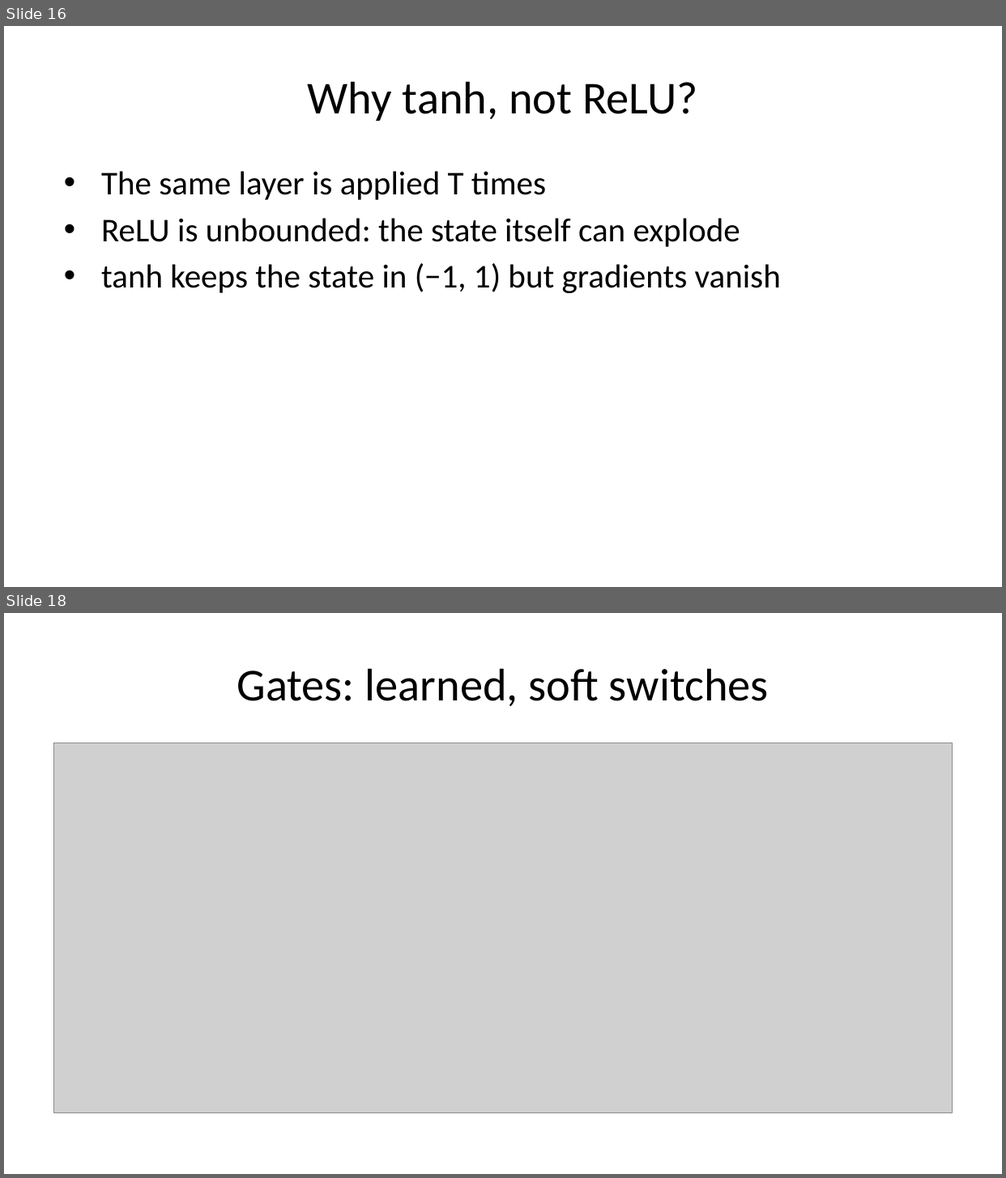
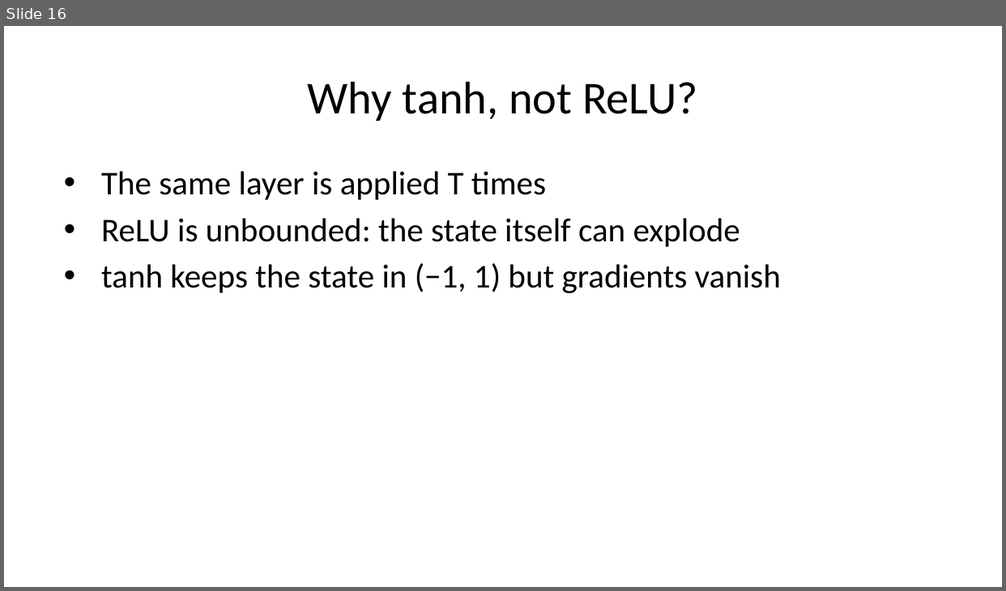
Before and after one commit to pauldubois98/AdcancedTopicsDataScience2026, a slide deck: Course10/slides.pptx. Shown one above the other, each under a label of ours: slides 16 and 18 before the commit, slide 16 after it; the slides between them are not shown. The pictures are 1006x1178 and 1006x591 pixels, drawn with LibreOffice and Linux fonts; fonts in the diff are those of the drawing; grey boxes stand for pictures. Boxes give left, top, right and bottom in pixels: in the first picture for what was removed or moved away, otherwise in the second. Text is boxed around its words. In the diff, an @@ line names an element or a change of style, - is before the commit and + after.

```diff
--- a/Course10/slides.pptx
+++ b/Course10/slides.pptx
@@ slide 18 removed at [4, 613, 1002, 1174], background #FFFFFF @@
@@ title removed at [236, 668, 769, 706] @@
-Gates: learned, soft switches
@@ picture removed at [54, 743, 952, 1114] @@
```
Also in this commit, not shown: 3 slides changed, 5 slides added, 2 other slides removed.
